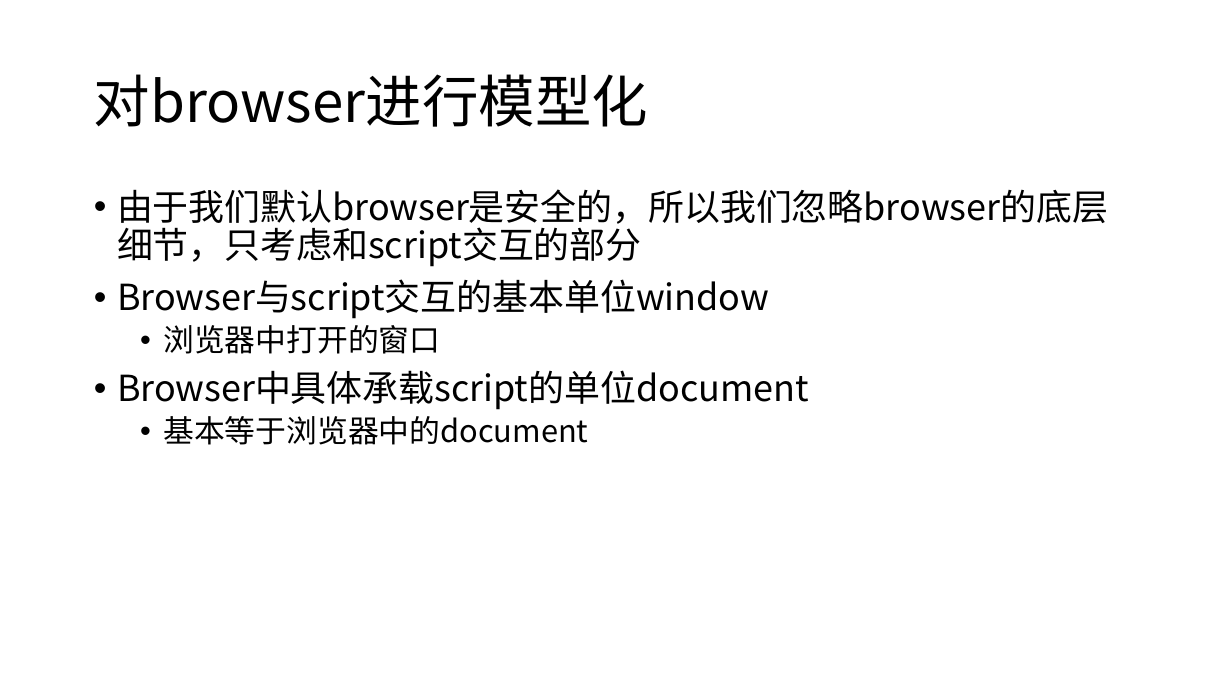
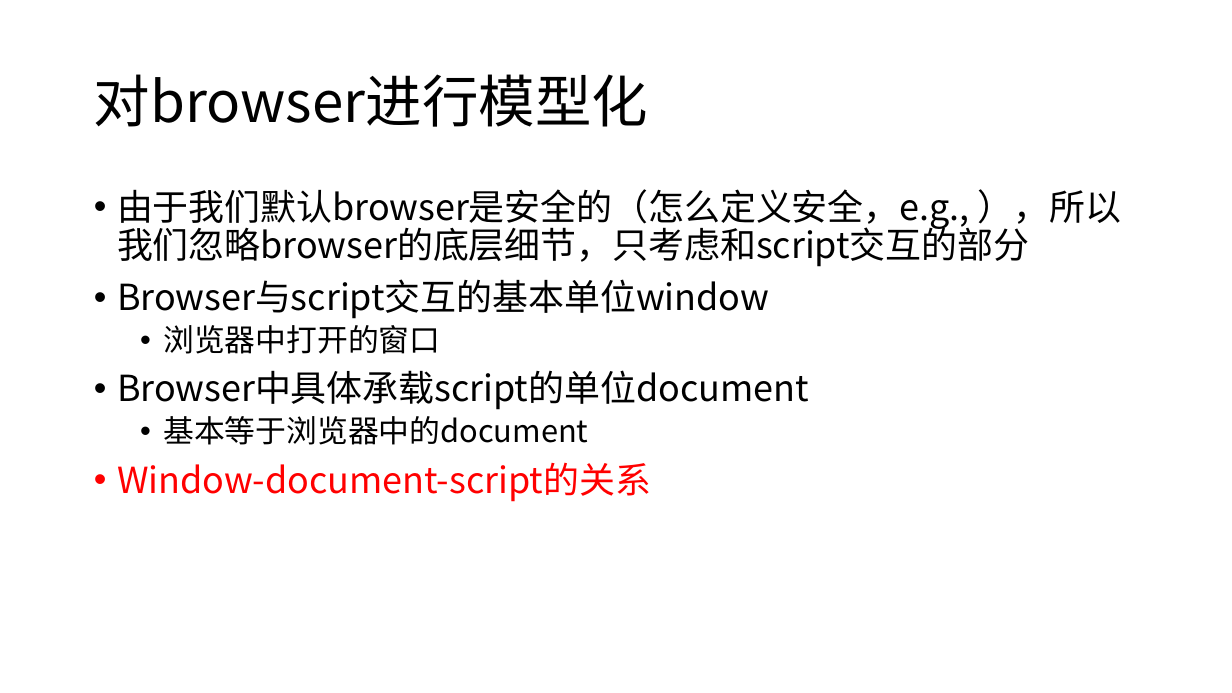
Before and after one commit to cqguo/OIDC-latex, a slide deck: slide 8 of other files/appendix说明.pptx. Drawn at 1232x693 pixels with LibreOffice and Linux fonts; fonts in the diff are those of the drawing. Boxes give left, top, right and bottom in pixels: in the first picture for what was removed or moved away, otherwise in the second. Text is boxed around its words. In the diff, an @@ line names an element or a change of style, - is before the commit and + after.

```diff
--- a/other files/appendix说明.pptx
+++ b/other files/appendix说明.pptx
@@ text at box(117, 189, 1122, 267): text changed @@
-• 由于我们默认browser是安全的，所以我们忽略browser的底层细节，只考虑和script交互的部分
+• 由于我们默认browser是安全的（怎么定义安全，e.g., ），所以我们忽略browser的底层细节，只考虑和script交互的部分
@@ text at box(117, 462, 651, 502): paragraph added @@
+• Window-document-script的关系
```
Also in this commit, not shown: 6 other slides changed, 2 slides added, 2 other files.
